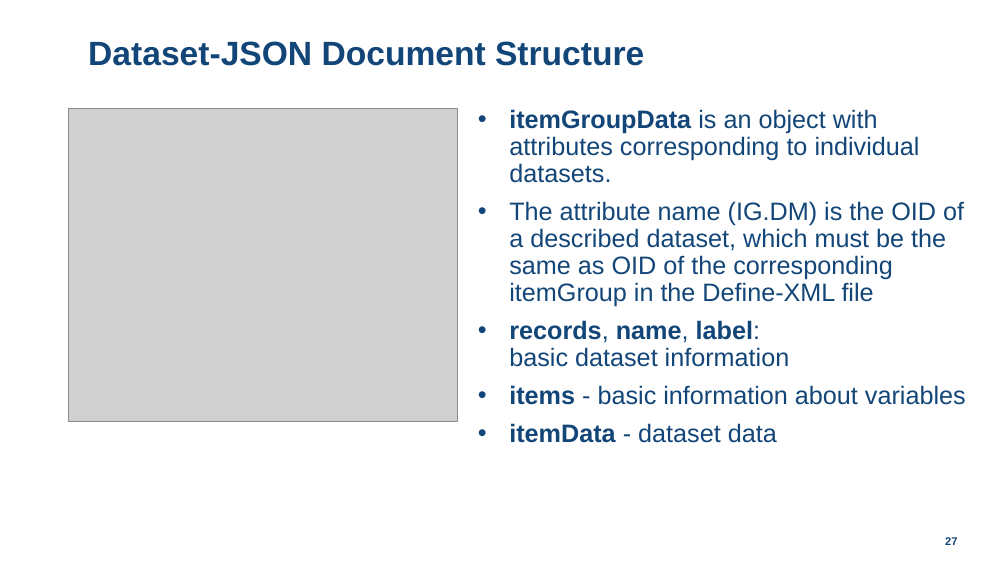
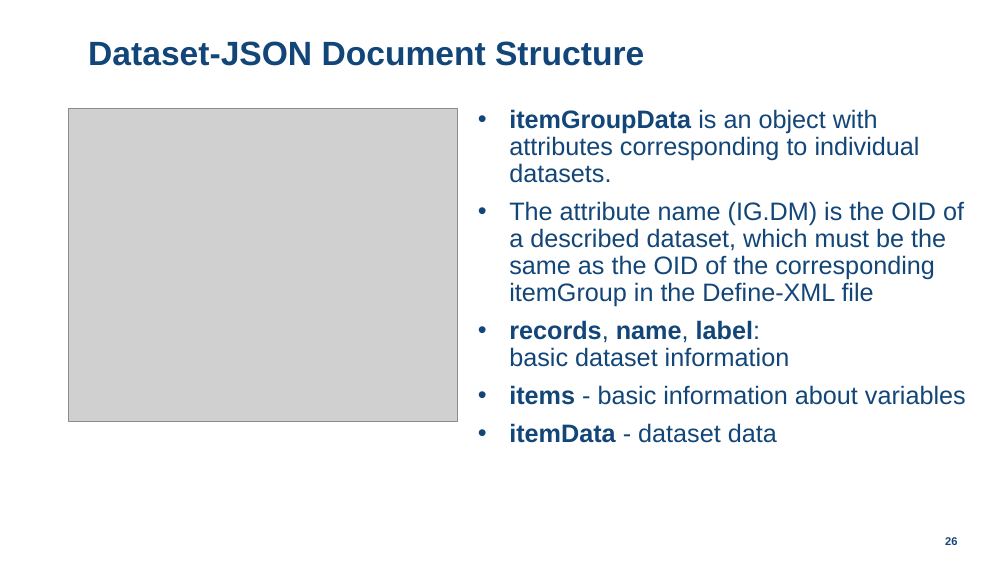
Before and after one commit to lexjansen/dataset-json-sas, a slide deck: slide 26 of doc/Dataset-JSON-SAS-implementation.pptx (slide 27 before the commit). Drawn at 1008x567 pixels with LibreOffice and Linux fonts; fonts in the diff are those of the drawing; grey boxes stand for pictures; background and template pictures are left out. Boxes give left, top, right and bottom in pixels: in the first picture for what was removed or moved away, otherwise in the second. Text is boxed around its words. In the diff, an @@ line names an element or a change of style, - is before the commit and + after.

```diff
--- a/doc/Dataset-JSON-SAS-implementation.pptx
+++ b/doc/Dataset-JSON-SAS-implementation.pptx
@@ text at bbox=[509, 201, 964, 307]: text changed @@
-• The attribute name (IG.DM) is the OID of a described dataset, which must be the same as OID of the corresponding itemGroup in the Define-XML file
+• The attribute name (IG.DM) is the OID of a described dataset, which must be the same as the OID of the corresponding itemGroup in the Define-XML file
@@ page number at bbox=[945, 536, 957, 547]: text changed @@
-27
+26
```
Also in this commit, not shown: 10 other slides changed, 1 slide removed, 2 other files.
